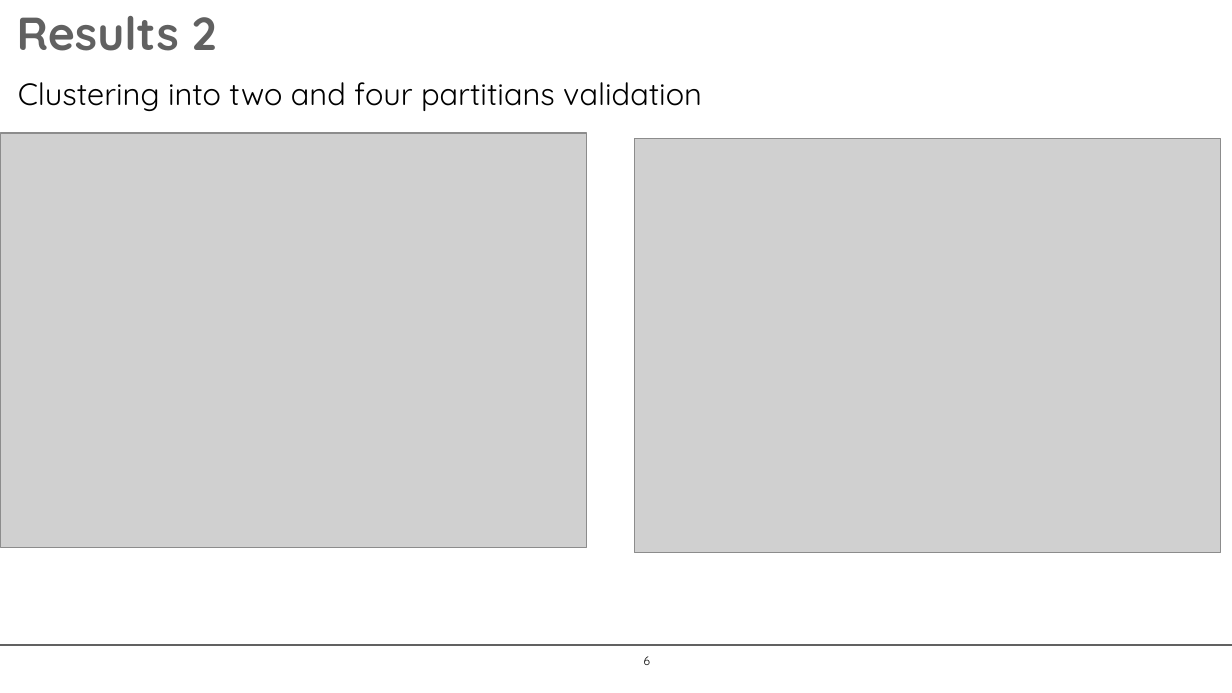
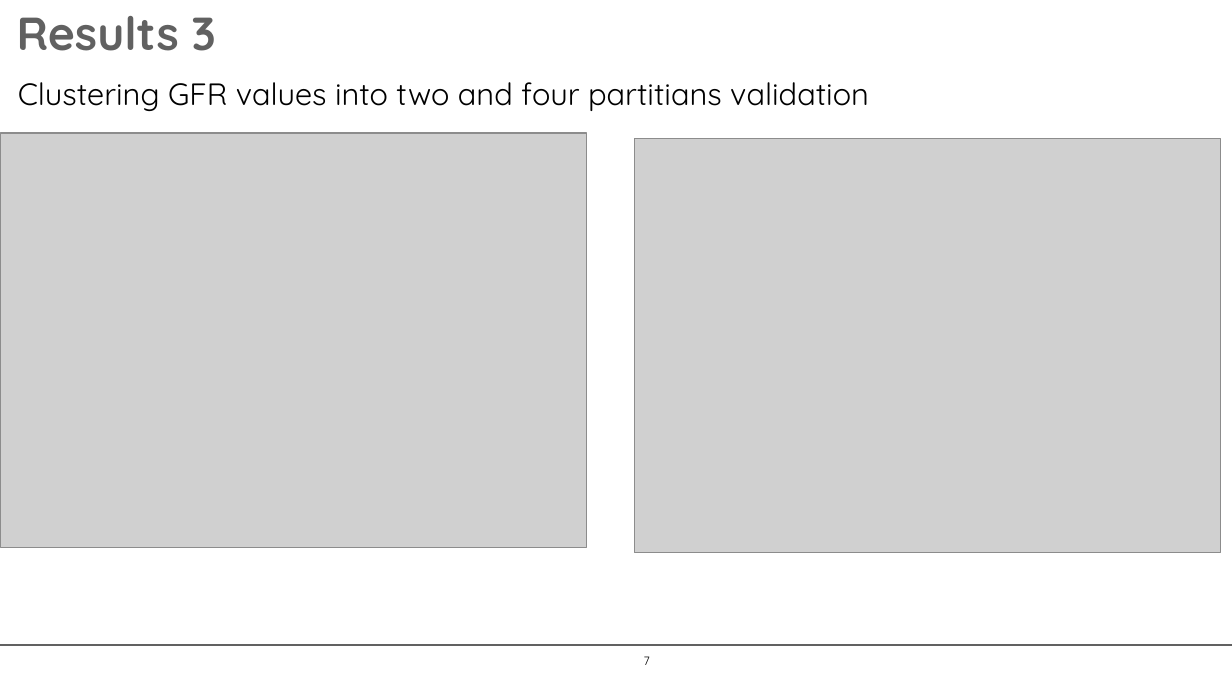
Before and after one commit to audreyyeoCH/AI_Kidneyproject, a slide deck: slide 7 of retreatJan8nccr/retreatposter.pptx (slide 6 before the commit). Drawn at 1232x693 pixels with LibreOffice and Linux fonts; fonts in the diff are those of the drawing; grey boxes stand for pictures; background and template pictures are left out. Boxes give left, top, right and bottom in pixels: in the first picture for what was removed or moved away, otherwise in the second. Text is boxed around its words. In the diff, an @@ line names an element or a change of style, - is before the commit and + after.

```diff
--- a/retreatJan8nccr/retreatposter.pptx
+++ b/retreatJan8nccr/retreatposter.pptx
@@ text at (x1=17, y1=16, x2=216, y2=51): text changed @@
-Results 2
+Results 3
@@ text at (x1=18, y1=82, x2=869, y2=111): text changed @@
-Clustering into two and four partitians validation
+Clustering GFR values into two and four partitians validation
@@ page number at (x1=644, y1=656, x2=650, y2=665): text changed @@
-6
+7
```
Also in this commit, not shown: 6 other slides changed, 1 slide added.
